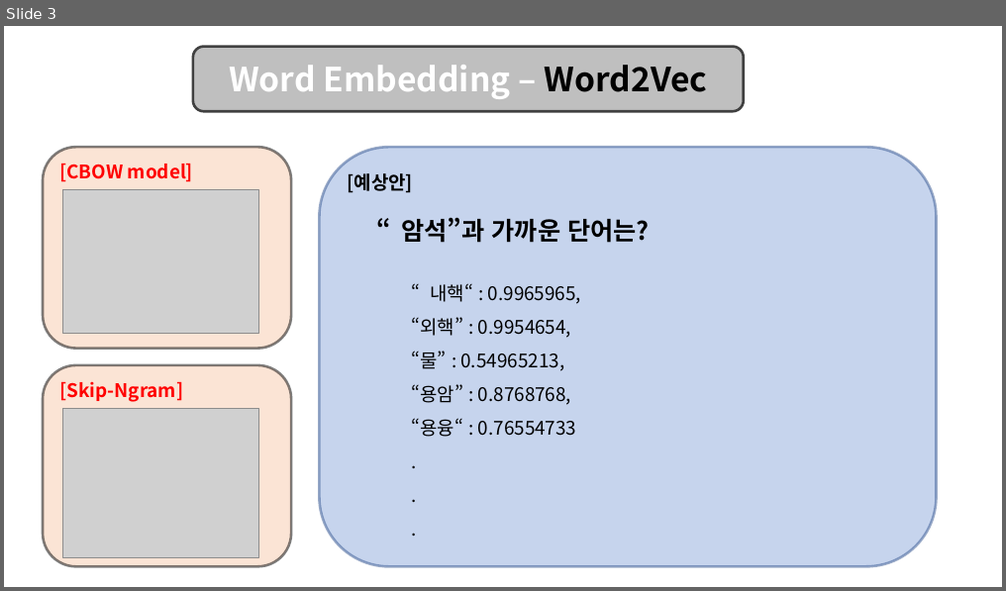
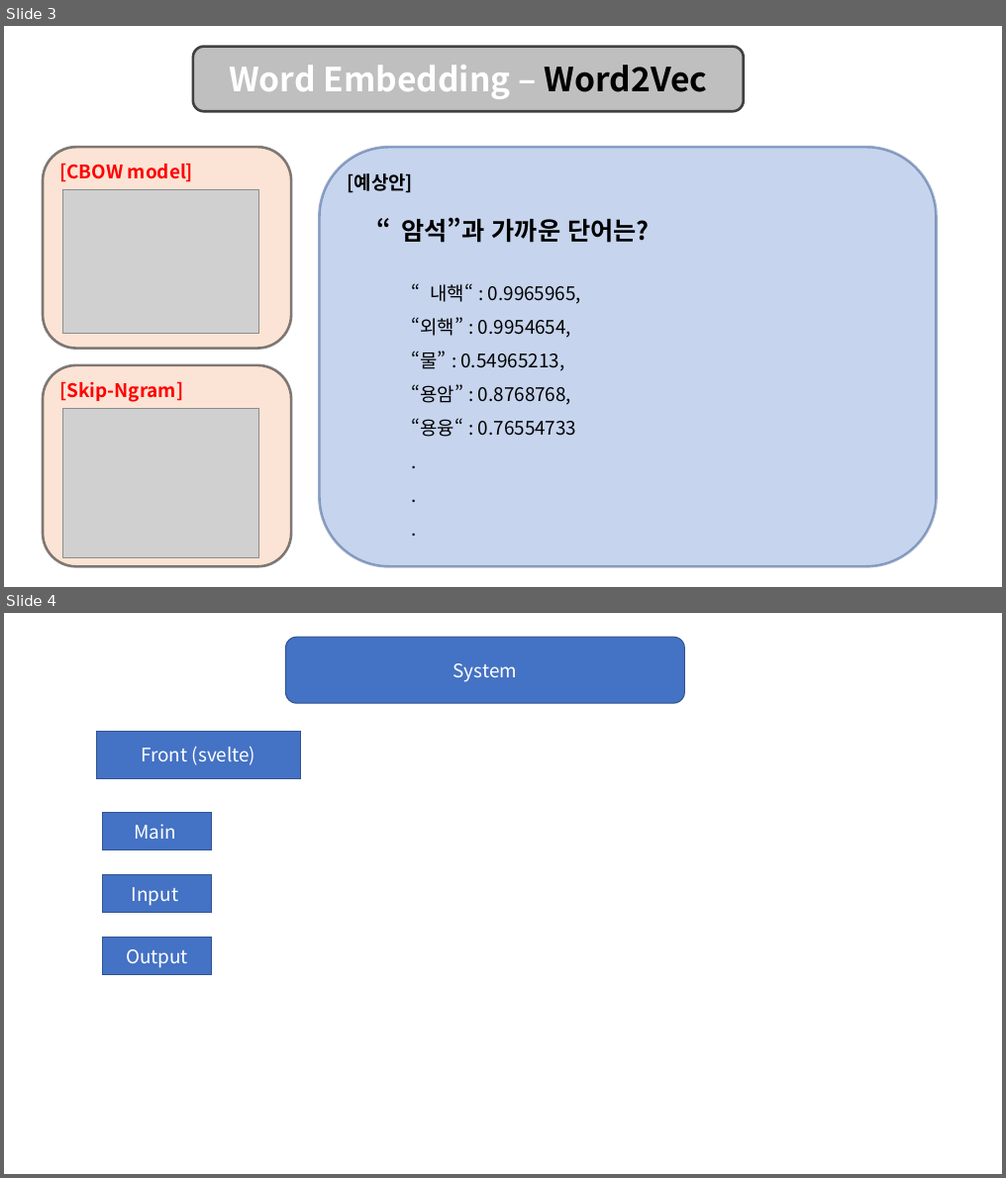
Before and after one commit to SHIMspacethere/EducationML-Project-Shim, a slide deck: material/설계도 - 모식도.pptx. Shown one above the other, each under a label of ours: slide 3 before the commit, slides 3 and 4 after it. The pictures are 1006x591 and 1006x1178 pixels, drawn with LibreOffice and Linux fonts; fonts in the diff are those of the drawing; grey boxes stand for pictures. Boxes give left, top, right and bottom in pixels: in the first picture for what was removed or moved away, otherwise in the second. Text is boxed around its words. In the diff, an @@ line names an element or a change of style, - is before the commit and + after.

```diff
--- a/material/설계도 - 모식도.pptx
+++ b/material/설계도 - 모식도.pptx
@@ slide 4 added at (4, 613, 1002, 1174), background #FFFFFF @@
@@ rounded rectangle added at (285, 637, 684, 703), fill #4472C4, outline #325491 1 pt, 18 pt, text #FFFFFF @@
+System
@@ rectangle added at (97, 731, 300, 779), fill #4472C4, outline #325491 1 pt, 18 pt, text #FFFFFF @@
+Front (svelte)
@@ rectangle added at (103, 813, 211, 850), fill #4472C4, outline #325491 1 pt, 18 pt, text #FFFFFF @@
+Main
@@ rectangle added at (103, 875, 211, 912), fill #4472C4, outline #325491 1 pt, 18 pt, text #FFFFFF @@
+Input
@@ rectangle added at (103, 938, 211, 974), fill #4472C4, outline #325491 1 pt, 18 pt, text #FFFFFF @@
+Output
```
Also in this commit, not shown: 1 slide removed.
